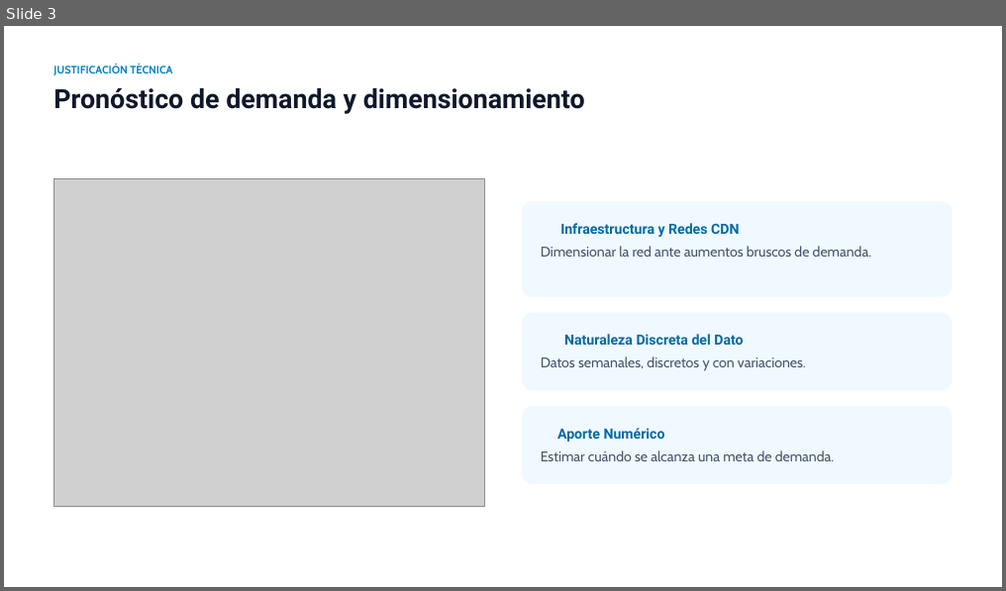
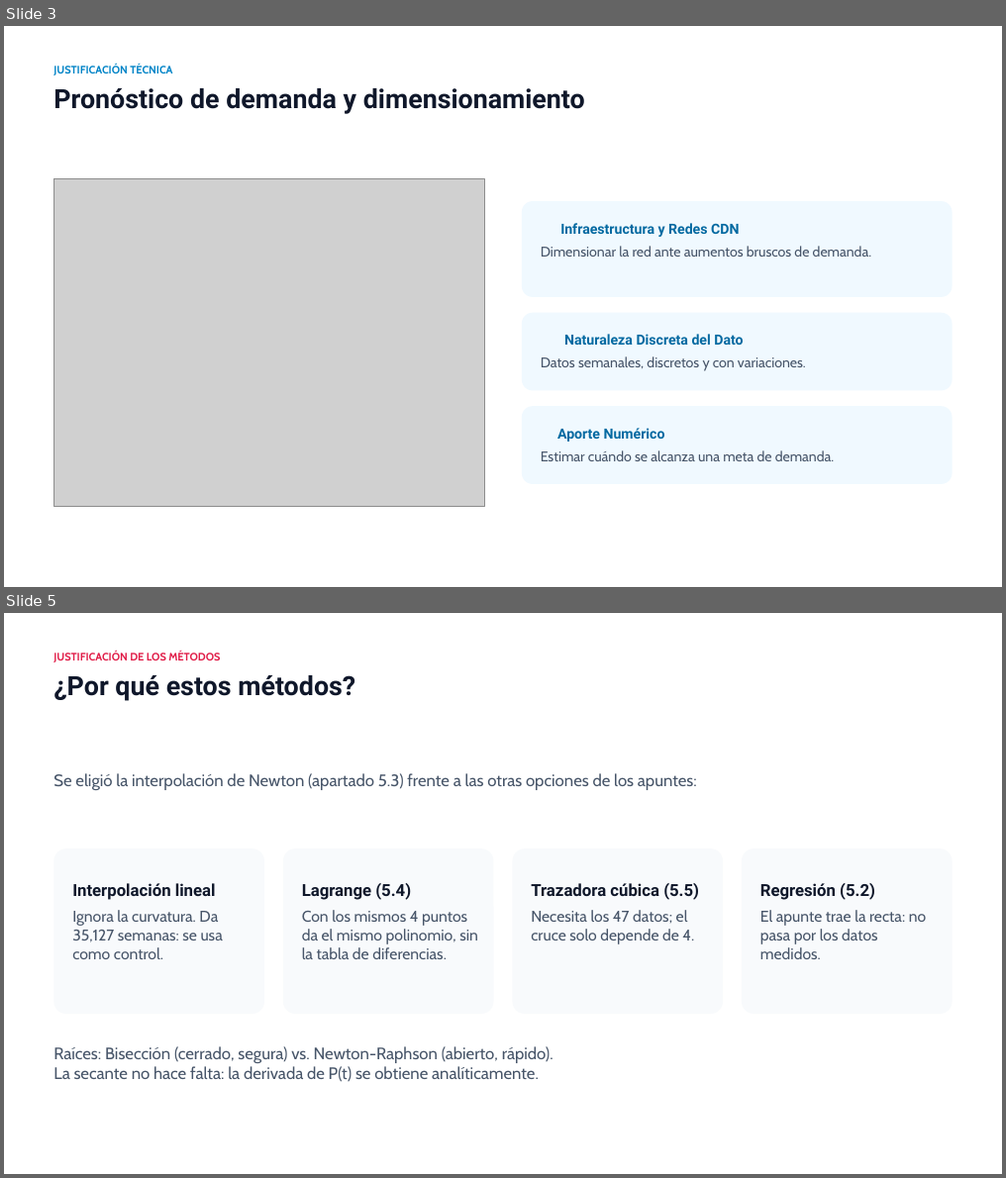
Before and after one commit to PedroGattiUCC/metodos-numericos-rosa-pastel, a slide deck: ENTREGABLES/Presentacion_Rosa_Pastel_Metodos_Numericos.pptx. Shown one above the other, each under a label of ours: slide 3 before the commit, slides 3 and 5 after it; the slides between them are not shown. The pictures are 1006x591 and 1006x1178 pixels, drawn with LibreOffice and Linux fonts; fonts in the diff are those of the drawing; grey boxes stand for pictures; background and template pictures are left out. Boxes give left, top, right and bottom in pixels: in the first picture for what was removed or moved away, otherwise in the second. Text is boxed around its words. In the diff, an @@ line names an element or a change of style, - is before the commit and + after.

```diff
--- a/ENTREGABLES/Presentacion_Rosa_Pastel_Metodos_Numericos.pptx
+++ b/ENTREGABLES/Presentacion_Rosa_Pastel_Metodos_Numericos.pptx
@@ slide 5 added at bbox=[4, 613, 1002, 1174], background #FFFFFF @@
@@ text added at bbox=[54, 653, 220, 663], 10.5 pt, text #E11D48, bold @@
+JUSTIFICACIÓN DE LOS MÉTODOS
@@ text added at bbox=[54, 675, 355, 701], 25.5 pt, text #0F172A, bold @@
+¿Por qué estos métodos?
@@ text added at bbox=[54, 773, 697, 790], 16 pt, text #475569 @@
+Se eligió la interpolación de Newton (apartado 5.3) frente a las otras opciones de los apuntes:
@@ rounded rectangle added at bbox=[54, 849, 264, 1014], fill #F8FAFC @@
@@ rounded rectangle added at bbox=[283, 849, 494, 1014], fill #F8FAFC @@
@@ rounded rectangle added at bbox=[512, 849, 723, 1014], fill #F8FAFC @@
@@ rounded rectangle added at bbox=[742, 849, 951, 1014], fill #F8FAFC @@
@@ text added at bbox=[72, 883, 216, 900], 16 pt, text #0F172A, bold @@
+Interpolación lineal
@@ text added at bbox=[302, 883, 411, 900], 16 pt, text #0F172A, bold @@
+Lagrange (5.4)
@@ text added at bbox=[531, 883, 699, 900], 16 pt, text #0F172A, bold @@
+Trazadora cúbica (5.5)
@@ text added at bbox=[760, 883, 875, 900], 16 pt, text #0F172A, bold @@
+Regresión (5.2)
@@ text added at bbox=[72, 910, 223, 959], 15 pt, text #475569 @@
+Ignora la curvatura. Da 35,127 semanas: se usa como control.
@@ text added at bbox=[302, 910, 478, 959], 15 pt, text #475569 @@
+Con los mismos 4 puntos da el mismo polinomio, sin la tabla de diferencias.
@@ text added at bbox=[531, 910, 694, 945], 15 pt, text #475569 @@
+Necesita los 47 datos; el cruce solo depende de 4.
@@ text added at bbox=[760, 910, 926, 959], 15 pt, text #475569 @@
+El apunte trae la recta: no pasa por los datos medidos.
@@ text added at bbox=[54, 1047, 553, 1082], 16 pt, text #475569 @@
+Raíces: Bisección (cerrado, segura) vs. Newton-Raphson (abierto, rápido).
+La secante no hace falta: la derivada de P(t) se obtiene analíticamente.
```
Also in this commit, not shown: 7 slides changed, 2 other files.
